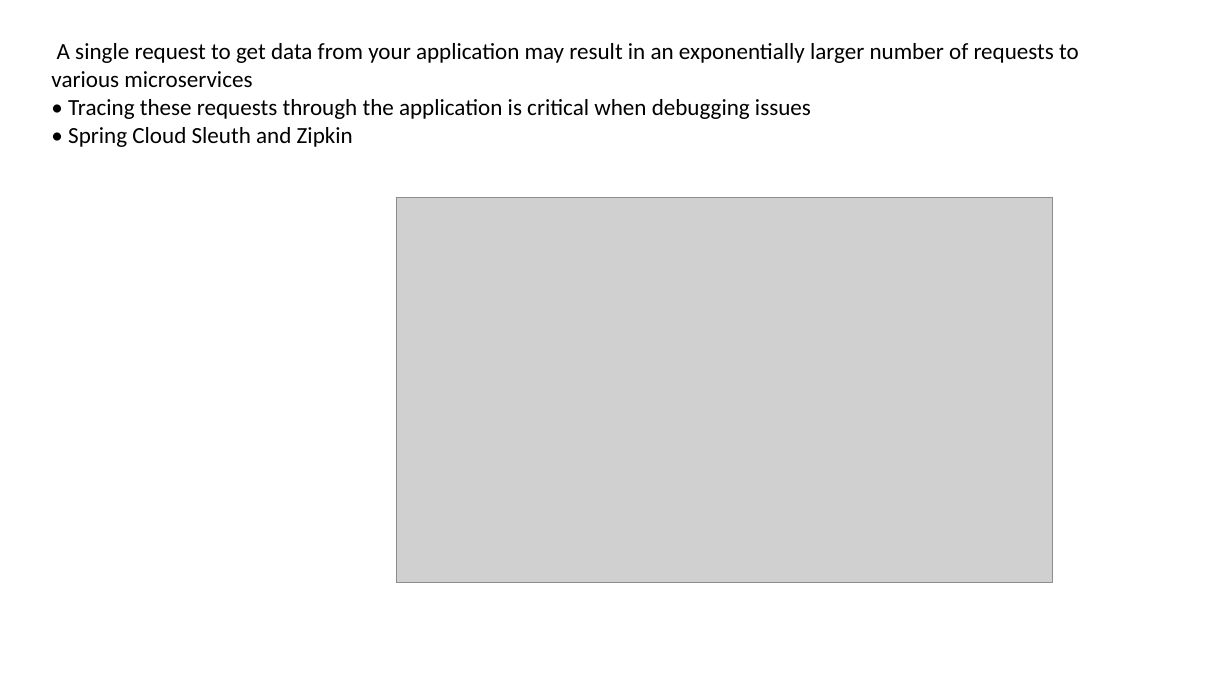
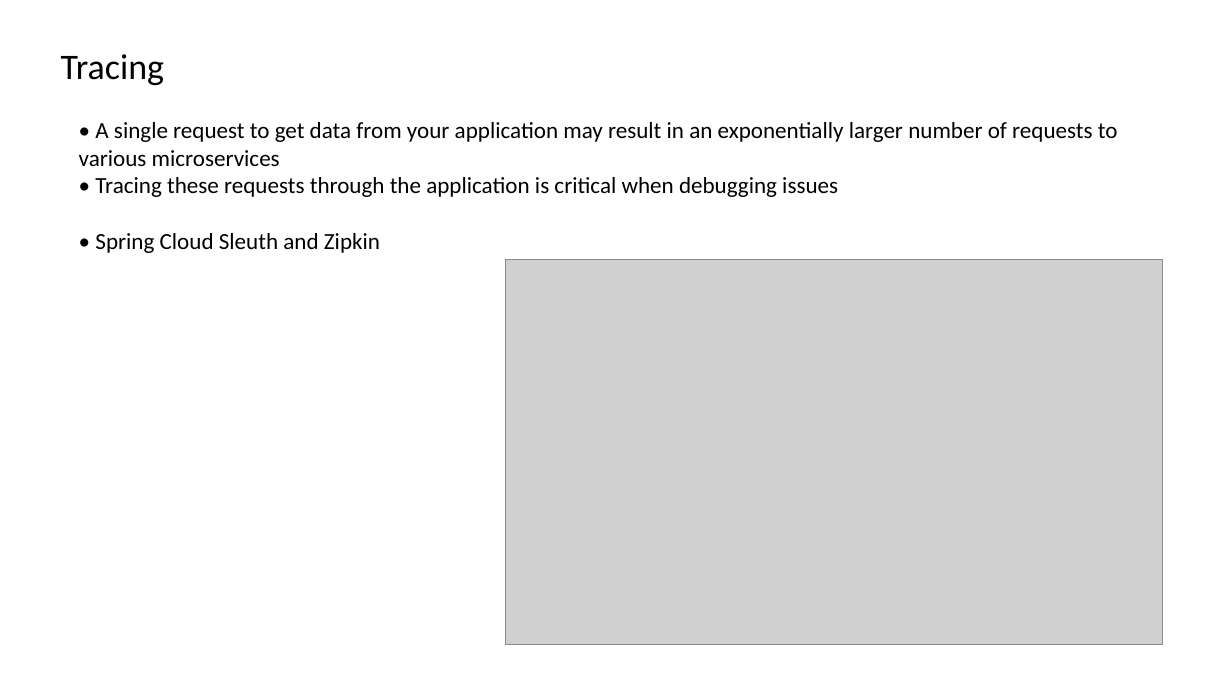
Before and after one commit to kundankumarjha/springclouddemo, a slide deck: slide 11 of SpringCloud.pptx (slide 10 before the commit). Drawn at 1232x693 pixels with LibreOffice and Linux fonts; fonts in the diff are those of the drawing; grey boxes stand for pictures. Boxes give left, top, right and bottom in pixels: in the first picture for what was removed or moved away, otherwise in the second. Text is boxed around its words. In the diff, an @@ line names an element or a change of style, - is before the commit and + after.

```diff
--- a/SpringCloud.pptx
+++ b/SpringCloud.pptx
@@ text added at [61,54,164,85], 28 pt, text #000000 @@
+Tracing
@@ text "• A single request to ...": place and size @@
-text "• A single request to ..." at [51,43,1079,147]
+text "• A single request to ..." at [79,122,1118,253]
@@ text at [79,122,1118,166]: text changed @@
-A single request to get data from your application may result in an exponentially larger number of requests to various microservices
+• A single request to get data from your application may result in an exponentially larger number of requests to various microservices
@@ picture: place and size @@
-picture at [396,197,1053,582]
+picture at [506,260,1163,645]
```
Also in this commit, not shown: 8 other slides changed, 3 slides added, 1 slide removed.
